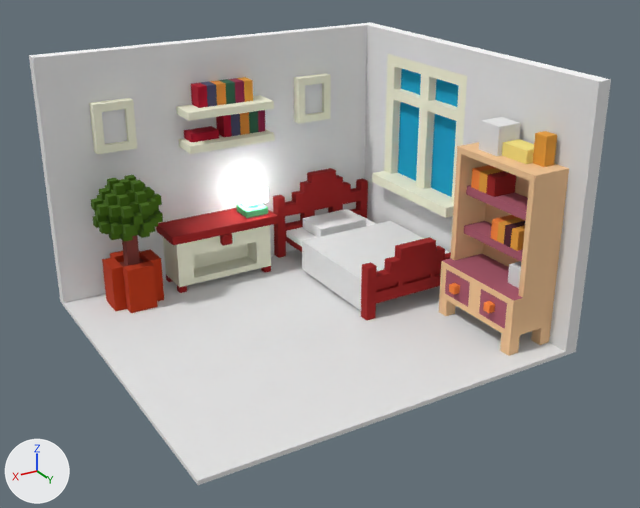
An edit to the glTF model resources/bedroom2/gltf/bedroom2.gltf, drawn before and after from the same camera.
Camera for both pictures: a camera (50 mm lens) standing at (15.2, 25.9, 16.1) and looking at (-0.2, 0.4, 3.3). Arrows for +X, +Y and +Z are at lower left; the lights stay in place. Where no turn or scale is listed for an object, it has been applied to the vertices.
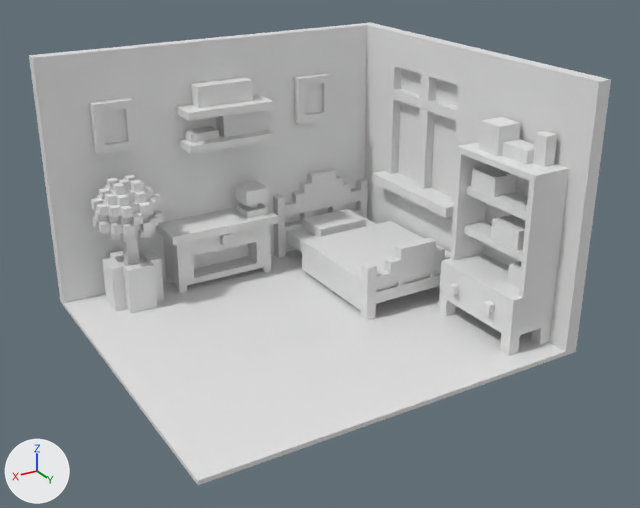
The change in detail:
me_object_9 has 12 vertices, 8 faces and spans x -0.72..0.67, y -6.96..-6.25, z 6.2..8.38.
me_object_9 no longer uses material mat_lambert10sg (orange #e69338).
me_object_10 has 12 vertices, 8 faces and spans x -1.13..0.26, y -6.96..-6.25, z 6.2..8.38.
me_object_10 no longer uses material mat_lambert11sg (dark green #30654b).
me_object_11 has 12 vertices, 8 faces and spans x -1.47..-0.15, y -6.96..-6.25, z 6.2..8.38.
me_object_11 no longer uses material mat_lambert12sg (red #95274b).
me_object_12 has 42 vertices, 48 faces and spans x -6.81..-0.56, y -6.96..4.94, z 3.75..8.38.
me_object_12 no longer uses material mat_lambert13sg (orange #eaa038).
me_object_13 has 8 vertices, 8 faces and spans x -6.81..-5.81, y 3.868..4.224, z 3.751..4.483.
me_object_13 no longer uses material mat_lambert14sg (dark red #501927).
me_object_15 has 32 vertices, 44 faces and spans x -6.81..-4.72, y 1.89..4.57, z 1.47..6.08.
me_object_15 no longer uses material mat_lambert16sg (orange #fc8638).
me_object_16 has 32 vertices, 20 faces and spans x -6.81..-4.98, y 1.43..5.48, z 1.11..5.35.
me_object_16 no longer uses material mat_lambert17sg (brown #ac596c).
me_object_17 has 81 vertices, 116 faces and spans x -6.97..-4.98, y 1.43..5.48, z 0.16..6.87.
me_object_17 no longer uses material mat_lambert18sg (beige #f2c595).
me_object_26 has 32 vertices, 48 faces and spans x 3.91..5.95, y -6.75..-4.71, z 0.03..1.99.
me_object_26 no longer uses material mat_lambert3sg (orange #b63000).
me_object_28 has 15 vertices, 16 faces and spans x -4.52..5.17, y -6.55..-4.54, z 0.83..3.21.
me_object_28 no longer uses material mat_lambert5sg (red #863f38).
me_object_30 has 109 vertices, 136 faces and spans x -6.89..-2.13, y -6.97..0.58, z 0.16..2.99.
me_object_30 no longer uses material mat_lambert7sg (red #9e1919).
me_object_31 has 342 vertices, 528 faces and spans x -6.9..3.36, y -7.26..3.16, z 0.16..6.08.
me_object_31 no longer uses material mat_lambert7sg (red #9e1919).
me_object_32 has 22 vertices, 24 faces and spans x 0.1..1.88, y -6.96..-6.25, z 6.2..8.38.
me_object_32 no longer uses material mat_lambert8sg (red #ad0027).
me_object_33 has 12 vertices, 8 faces and spans x -0.31..1.08, y -6.96..-6.25, z 6.2..8.38.
me_object_33 no longer uses material mat_lambert9sg (dark blue #4b4b6c).
me_object_2 has 8 vertices, 12 faces and spans x -6.81..-6.033, y 3.144..4.385, z 6.873..7.356.
me_object_2 no longer uses material mat_lambert22sg (yellow #fae784).
me_object_4 has 252 vertices, 534 faces and spans x 3.7..6.16, y -6.96..-4.5, z 3.16..5.27.
me_object_4 no longer uses material mat_lambert2sg (dark green #3f6500).
me_object_5 has 16 vertices, 8 faces and spans x -7.34, y -4.84..-0.58, z 3.79..8.57.
me_object_5 no longer uses material mat_lambert32sg (cyan #00a2cd).
me_object_7 has 12 vertices, 18 faces and spans x -1.163..-0.128, y -6.599..-5.599, z 3.31..3.946.
me_object_7 no longer uses material mat_lambert38sg (white #ffffff).

Changed parts and their boxes [x1, y1, x2, y2] in the pictures (640 x 508 px):
'Object_19', recoloured (brown to white)
    both: [439, 142, 569, 356]
'Object_33', recoloured (red to white)
    both: [156, 168, 516, 306]
'Object_18', recoloured (brown to white)
    both: [442, 185, 528, 329]
'Object_7', recoloured (cyan to white)
    both: [398, 69, 459, 197]
'Object_6', recoloured (green to white)
    both: [91, 175, 163, 241]
'Object_28', recoloured (red to white)
    both: [102, 249, 164, 313]
'Object_32', recoloured (red to white)
    both: [273, 196, 451, 320]
'Object_14', recoloured (orange to white)
    both: [237, 77, 557, 251]
'Object_34', recoloured (red to white)
    both: [184, 83, 232, 142]
'Object_17', recoloured (orange to white)
    both: [449, 165, 519, 313]
'Object_9', recoloured
    both: [235, 181, 268, 206]
'Object_4', recoloured (yellow to white)
    both: [502, 139, 534, 164]
'Object_35', recoloured (blue to white)
    both: [201, 82, 241, 136]
'Object_11', recoloured (brown to white)
    both: [209, 80, 250, 135]
'Object_12', recoloured (green to white)
    both: [219, 79, 258, 133]
'Object_30', recoloured (red to white)
    both: [122, 235, 140, 266]
'Object_13', recoloured (red to white)
    both: [228, 78, 265, 132]
'Object_15', recoloured (brown to white)
    both: [504, 220, 526, 247]
